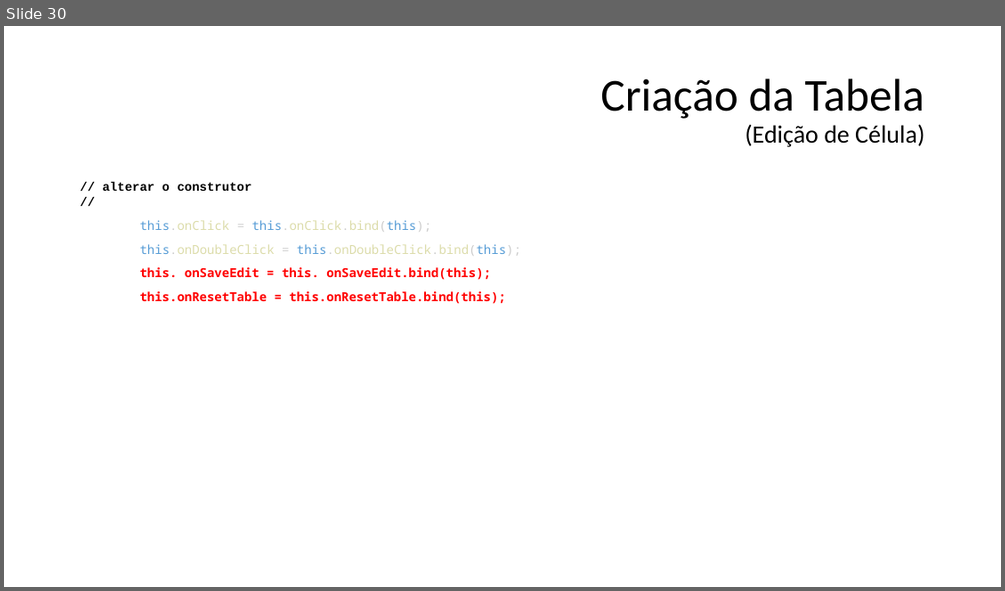
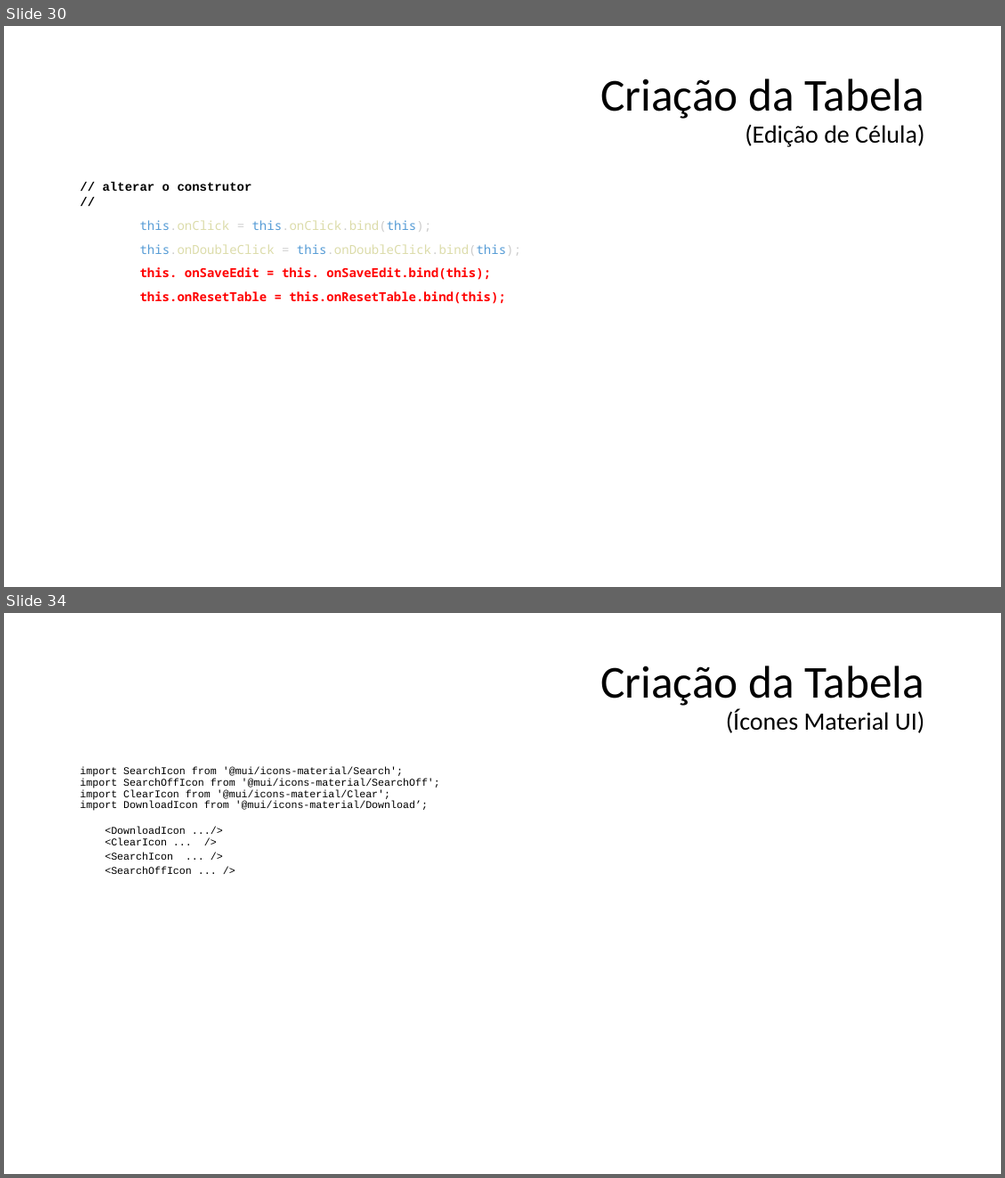
Before and after one commit to tadeumaffeis/PMAulas, a slide deck: 04 - Criação de Tabela com Controles/04 - Tabela com Controles.pptx. Shown one above the other, each under a label of ours: slide 30 before the commit, slides 30 and 34 after it; the slides between them are not shown. The pictures are 1005x591 and 1005x1178 pixels, drawn with LibreOffice and Linux fonts; fonts in the diff are those of the drawing. Boxes give left, top, right and bottom in pixels: in the first picture for what was removed or moved away, otherwise in the second. Text is boxed around its words. In the diff, an @@ line names an element or a change of style, - is before the commit and + after.

```diff
--- a/04 - Criação de Tabela com Controles/04 - Tabela com Controles.pptx
+++ b/04 - Criação de Tabela com Controles/04 - Tabela com Controles.pptx
@@ slide 34 added at bbox=[4, 613, 1001, 1174], background #FFFFFF @@
@@ title added at bbox=[600, 666, 924, 733], 24 pt, text #000000 @@
+Criação da Tabela
+(Ícones Material UI)
@@ text added at bbox=[80, 767, 440, 874], 10 pt, text #000000 @@
+import SearchIcon from '@mui/icons-material/Search';
+import SearchOffIcon from '@mui/icons-material/SearchOff';
+import ClearIcon from '@mui/icons-material/Clear';
+import DownloadIcon from '@mui/icons-material/Download’;
+<DownloadIcon .../>
+<ClearIcon ... />
+<SearchIcon ... />
+<SearchOffIcon ... />
```
Also in this commit, not shown: 5 other slides added, 20 other files.
